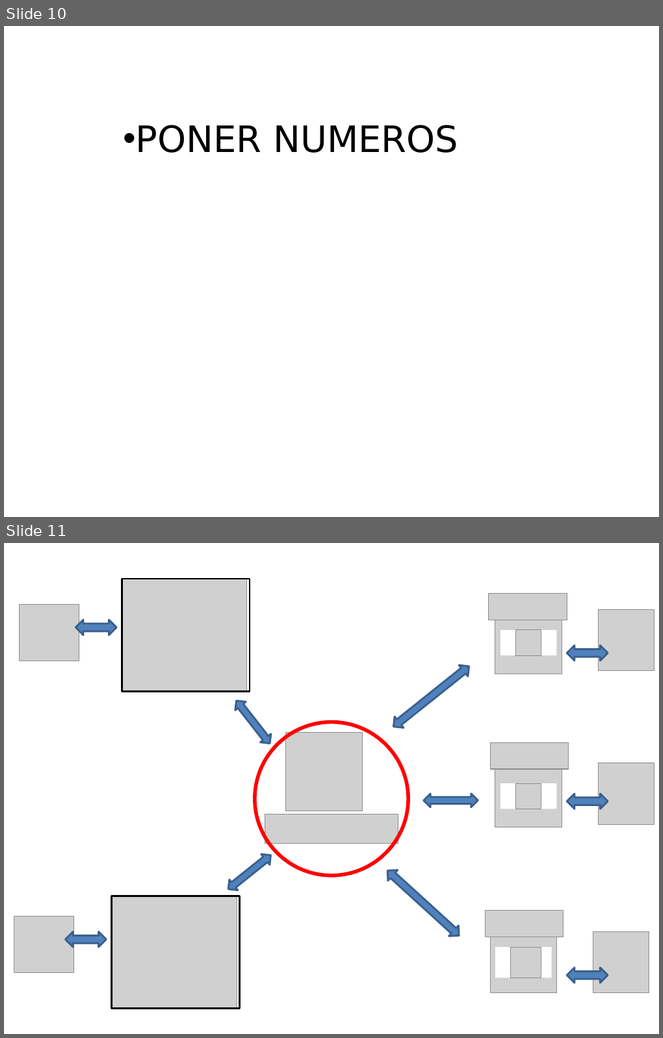
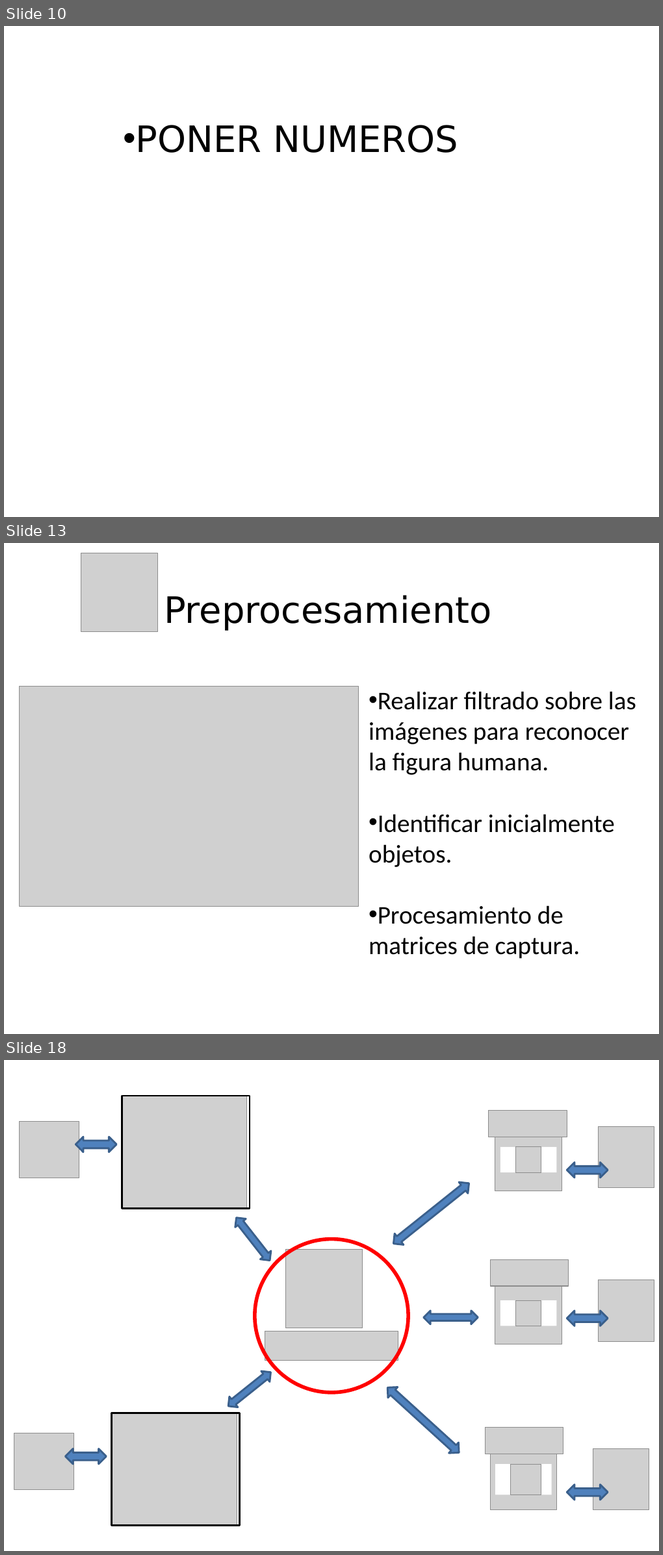
Before and after one commit to elcapo04/utn-frc-dlc-2011-liberal-peker, a slide deck: Proyecto final/Exposiciones/PresProyfinal.pptx. Shown one above the other, each under a label of ours: slides 10 and 11 before the commit, slides 10, 13 and 18 after it; the slides between them are not shown. The pictures are 663x1038 and 663x1555 pixels, drawn with LibreOffice and Linux fonts; fonts in the diff are those of the drawing; grey boxes stand for pictures. Boxes give left, top, right and bottom in pixels: in the first picture for what was removed or moved away, otherwise in the second. Text is boxed around its words. In the diff, an @@ line names an element or a change of style, - is before the commit and + after.

```diff
--- a/Proyecto final/Exposiciones/PresProyfinal.pptx
+++ b/Proyecto final/Exposiciones/PresProyfinal.pptx
@@ slide 13 added at (4, 543, 659, 1034), background #FFFFFF @@
@@ picture added at (81, 553, 157, 632) @@
@@ text added at (164, 595, 492, 631), 40 pt, text #000000 @@
+Preprocesamiento
@@ picture added at (19, 687, 358, 906) @@
@@ text added at (369, 691, 636, 959), 28 pt, text #000000 @@
+• Realizar filtrado sobre las imágenes para reconocer la figura humana.
+• Identificar inicialmente objetos.
+• Procesamiento de matrices de captura.
@@ what was slide 11 is now slide 18 @@
```
Also in this commit, not shown: 8 other slides added, 1 slide removed.
